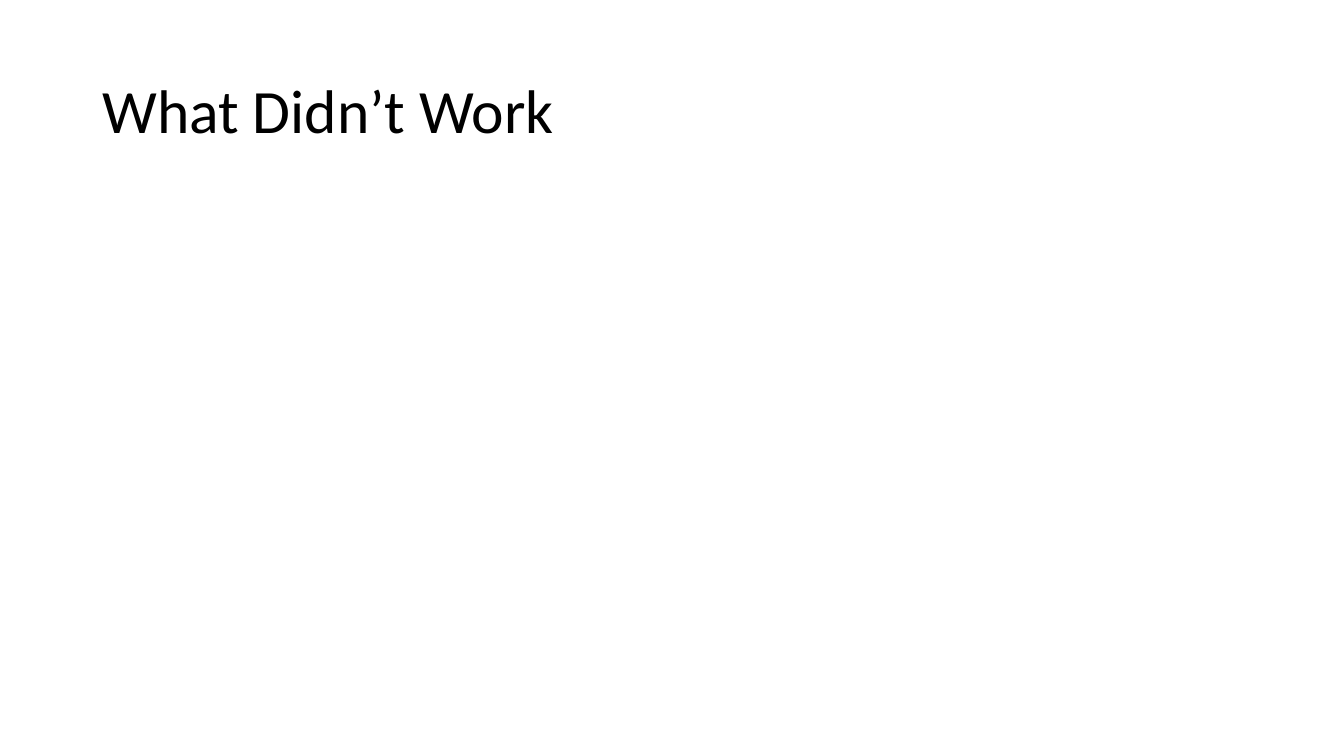
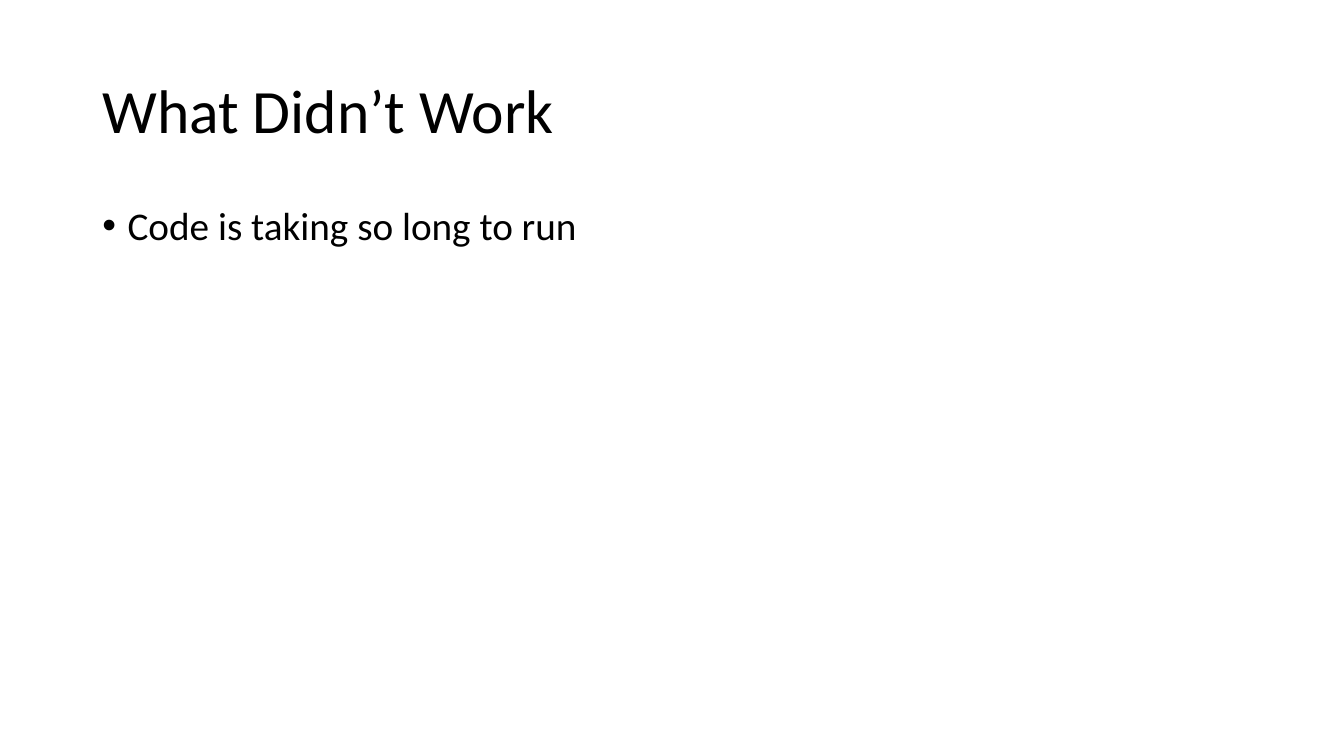
Before and after one commit to cawelch/hoop-never-misses, a slide deck: slide 5 of Weekly Presentations/Week 7.pptx (slide 4 before the commit). Drawn at 1344x756 pixels with LibreOffice and Linux fonts; fonts in the diff are those of the drawing. Boxes give left, top, right and bottom in pixels: in the first picture for what was removed or moved away, otherwise in the second. Text is boxed around its words. In the diff, an @@ line names an element or a change of style, - is before the commit and + after.

```diff
--- a/Weekly Presentations/Week 7.pptx
+++ b/Weekly Presentations/Week 7.pptx
@@ text added at (128,212,577,247), 28 pt, text #000000 @@
+• Code is taking so long to run
```
Also in this commit, not shown: 4 other slides changed, 1 slide added, 1 other file.
